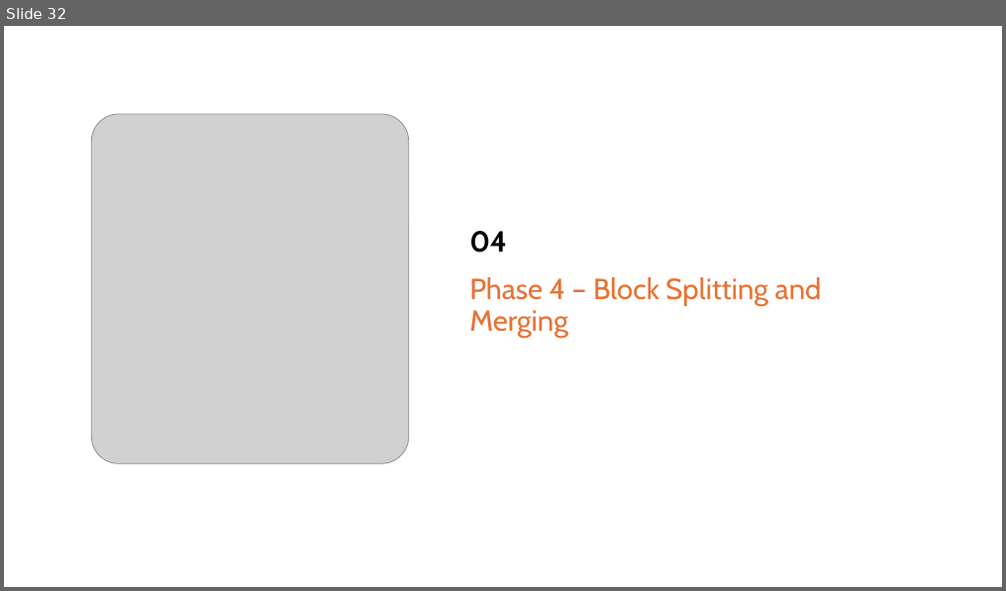
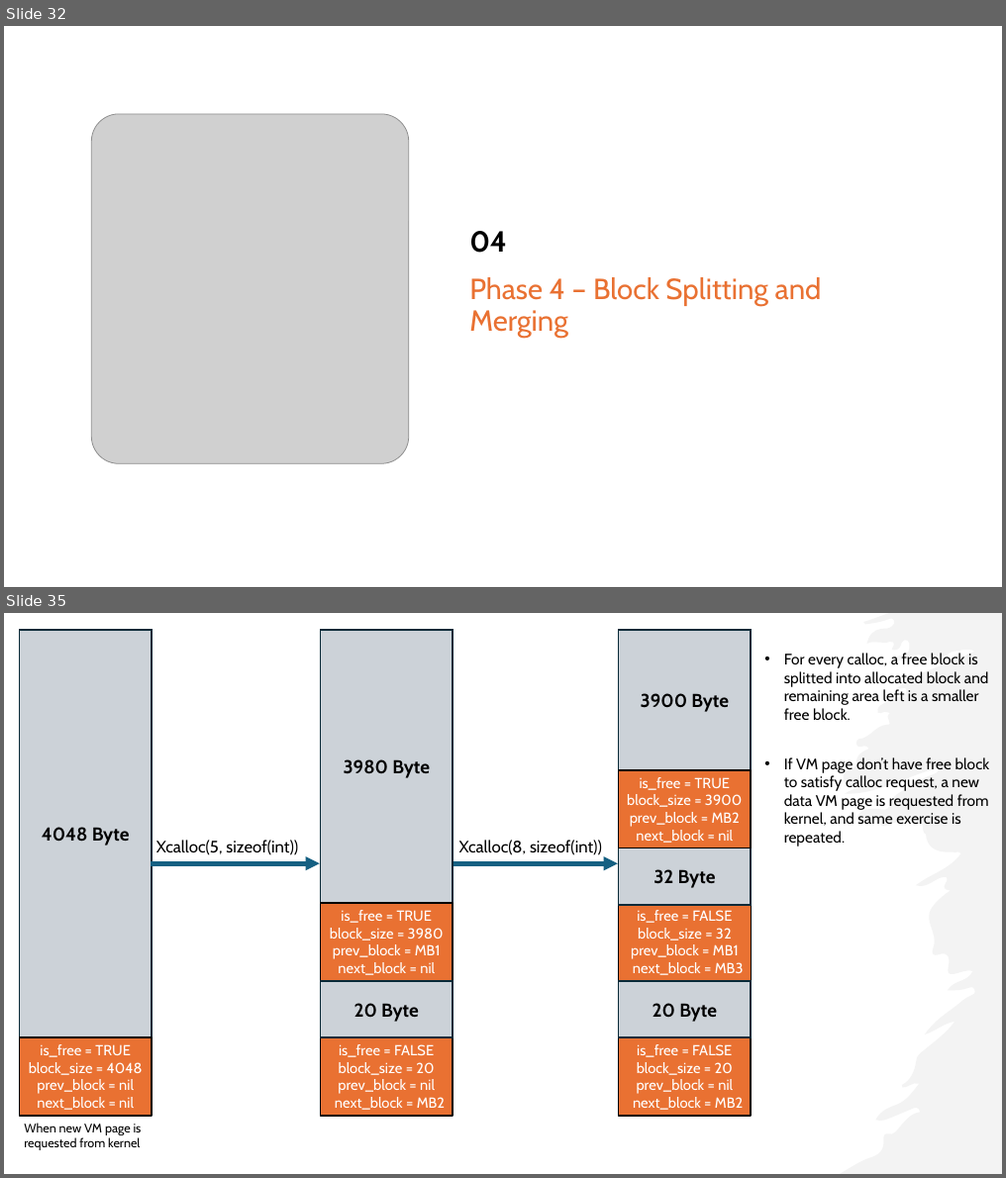
Before and after one commit to Mahmoud-Abdelraouf/STmicro-System-Programming-under-Linux, a slide deck: 04.Advanced/Tasks/Heap_Memory_Manager/HeapMemoryManager.pptx. Shown one above the other, each under a label of ours: slide 32 before the commit, slides 32 and 35 after it; the slides between them are not shown. The pictures are 1006x591 and 1006x1178 pixels, drawn with LibreOffice and Linux fonts; fonts in the diff are those of the drawing; grey boxes stand for pictures. Boxes give left, top, right and bottom in pixels: in the first picture for what was removed or moved away, otherwise in the second. Text is boxed around its words. In the diff, an @@ line names an element or a change of style, - is before the commit and + after.

```diff
--- a/04.Advanced/Tasks/Heap_Memory_Manager/HeapMemoryManager.pptx
+++ b/04.Advanced/Tasks/Heap_Memory_Manager/HeapMemoryManager.pptx
@@ slide 35 added at [4,613,1002,1174], background #FFFFFF @@
@@ rectangle added at [19,630,152,1039], fill #CCD2D8, outline #092A39 1.5 pt, 18 pt, text #000000, bold @@
+4048 Byte
@@ freeform shape added at [840,613,1002,1174], fill #E8E8E8 at 50% opacity @@
@@ text added at [784,653,990,847], 14.8 pt, text #000000 @@
+• For every calloc, a free block is splitted into allocated block and remaining area left is a smaller free block.
+• If VM page don’t have free block to satisfy calloc request, a new data VM page is requested from kernel, and same exercise is repeated.
@@ group added at [619,630,751,1116]: 6 rectangles @@
+3900 Byte
+is_free = FALSE
+block_size = 20
+prev_block = nil
+next_block = MB2
+is_free = FALSE
+block_size = 32
+prev_block = MB1
+next_block = MB3
+20 Byte
+32 Byte
+is_free = TRUE
+block_size = 3900
+prev_block = MB2
+next_block = nil
@@ text added at [156,840,298,856], 16 pt, text #000000 @@
+Xcalloc(5, sizeof(int))
@@ text added at [459,840,602,856], 16 pt, text #000000 @@
+Xcalloc(8, sizeof(int))
@@ arrow added from (151, 863) to (320, 863), #156082 4.5 pt @@
@@ arrow added from (451, 863) to (618, 863), #156082 4.5 pt @@
@@ group added at [321,630,453,1116]: 4 rectangles @@
+3980 Byte
+is_free = FALSE
+block_size = 20
+prev_block = nil
+next_block = MB2
+is_free = TRUE
+block_size = 3980
+prev_block = MB1
+next_block = nil
+20 Byte
@@ rectangle added at [19,1039,152,1116], fill #E97132, outline #000000 1.5 pt, 14 pt, text #FFFFFF @@
+is_free = TRUE
+block_size = 4048
+prev_block = nil
+next_block = nil
@@ text added at [24,1123,142,1151], 12 pt, text #000000 @@
+When new VM page is requested from kernel
```
Also in this commit, not shown: 4 slides changed, 13 other slides added, 1 slide removed.
